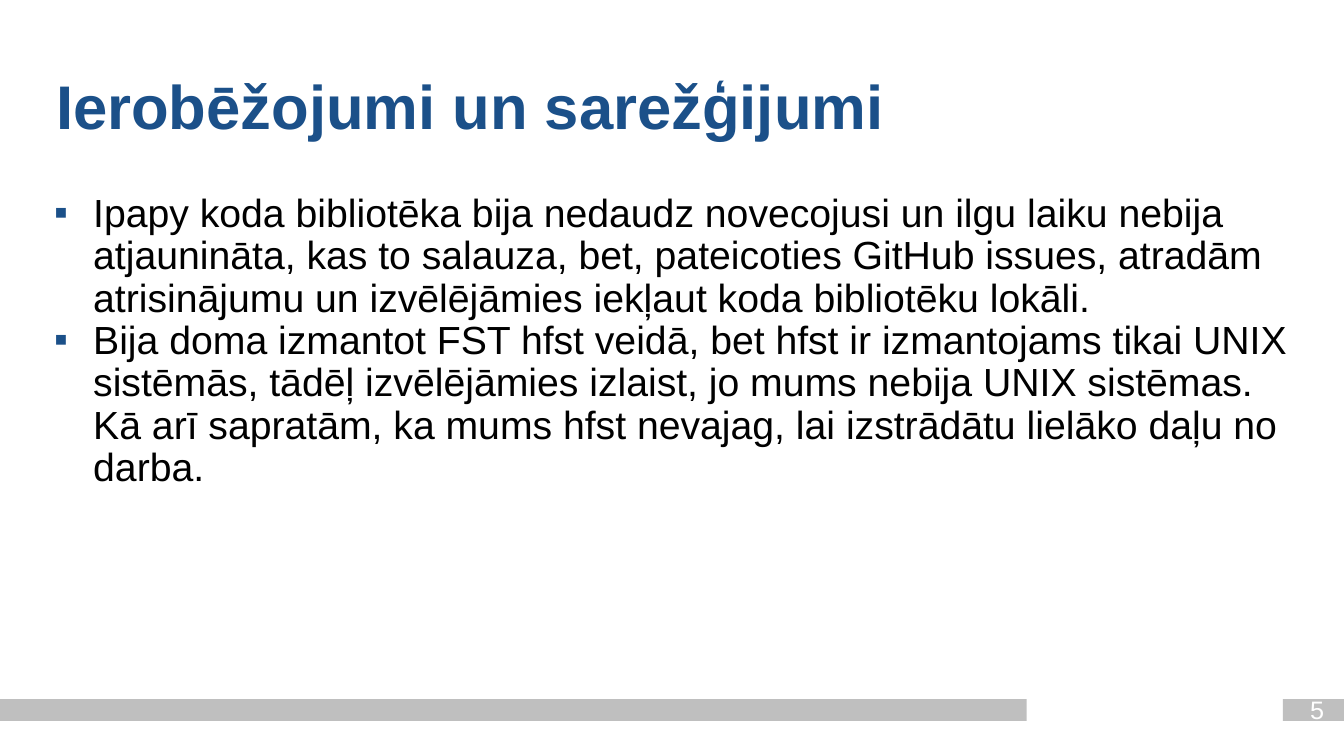
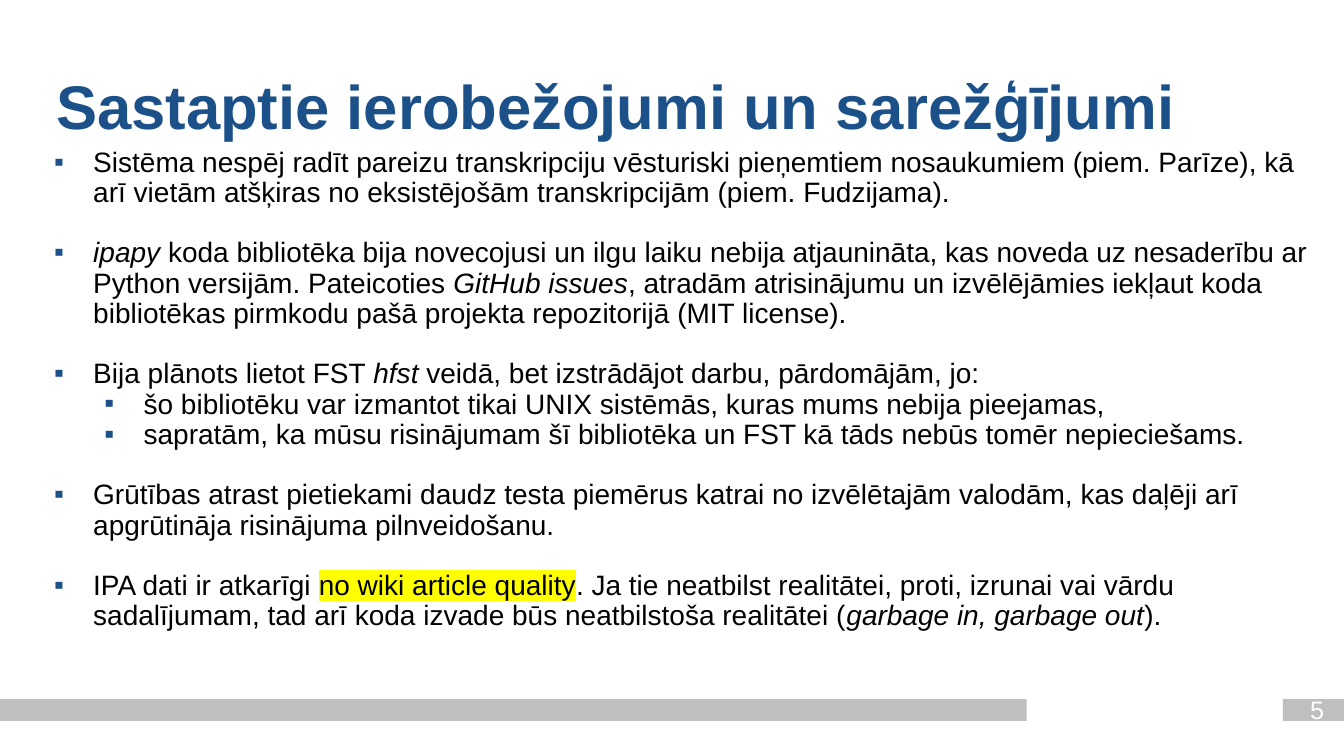
Before and after one commit to Paddlebear/valteh-ipa-translit, a slide deck: slide 5 of docs/valodasprez_2_ag21201_je21033.pptx. Drawn at 1344x756 pixels with LibreOffice and Linux fonts; fonts in the diff are those of the drawing; background and template pictures are left out. Boxes give left, top, right and bottom in pixels: in the first picture for what was removed or moved away, otherwise in the second. Text is boxed around its words. In the diff, an @@ line names an element or a change of style, - is before the commit and + after.

Commit message:
Update 2nd presentation

```diff
--- a/docs/valodasprez_2_ag21201_je21033.pptx
+++ b/docs/valodasprez_2_ag21201_je21033.pptx
@@ title at (56,80,1175,140): text changed @@
-Ierobēžojumi un sarežģijumi
+Sastaptie ierobežojumi un sarežģījumi
@@ text at (93,151,1307,630): text changed; size 28 to 20 pt @@
-▪ Ipapy koda bibliotēka bija nedaudz novecojusi un ilgu laiku nebija atjaunināta, kas to salauza, bet, pateicoties GitHub issues, atradām atrisinājumu un izvēlējāmies iekļaut koda bibliotēku lokāli.
-▪ Bija doma izmantot FST hfst veidā, bet hfst ir izmantojams tikai UNIX sistēmās, tādēļ izvēlējāmies izlaist, jo mums nebija UNIX sistēmas. Kā arī sapratām, ka mums hfst nevajag, lai izstrādātu lielāko daļu no darba.
+▪ Sistēma nespēj radīt pareizu transkripciju vēsturiski pieņemtiem nosaukumiem (piem. Parīze), kā arī vietām atšķiras no eksistējošām transkripcijām (piem. Fudzijama).
+▪ ipapy koda bibliotēka bija novecojusi un ilgu laiku nebija atjaunināta, kas noveda uz nesaderību ar Python versijām. Pateicoties GitHub issues, atradām atrisinājumu un izvēlējāmies iekļaut koda bibliotēkas pirmkodu pašā projekta repozitorijā (MIT license).
+▪ Bija plānots lietot FST hfst veidā, bet izstrādājot darbu, pārdomājām, jo:
+  ▪ šo bibliotēku var izmantot tikai UNIX sistēmās, kuras mums nebija pieejamas,
+  ▪ sapratām, ka mūsu risinājumam šī bibliotēka un FST kā tāds nebūs tomēr nepieciešams.
+▪ Grūtības atrast pietiekami daudz testa piemērus katrai no izvēlētajām valodām, kas daļēji arī apgrūtināja risinājuma pilnveidošanu.
+▪ IPA dati ir atkarīgi no wiki article quality. Ja tie neatbilst realitātei, proti, izrunai vai vārdu sadalījumam, tad arī koda izvade būs neatbilstoša realitātei (garbage in, garbage out).
```
Also in this commit, not shown: 2 other slides changed, 7 slides added, 2 slides removed.
